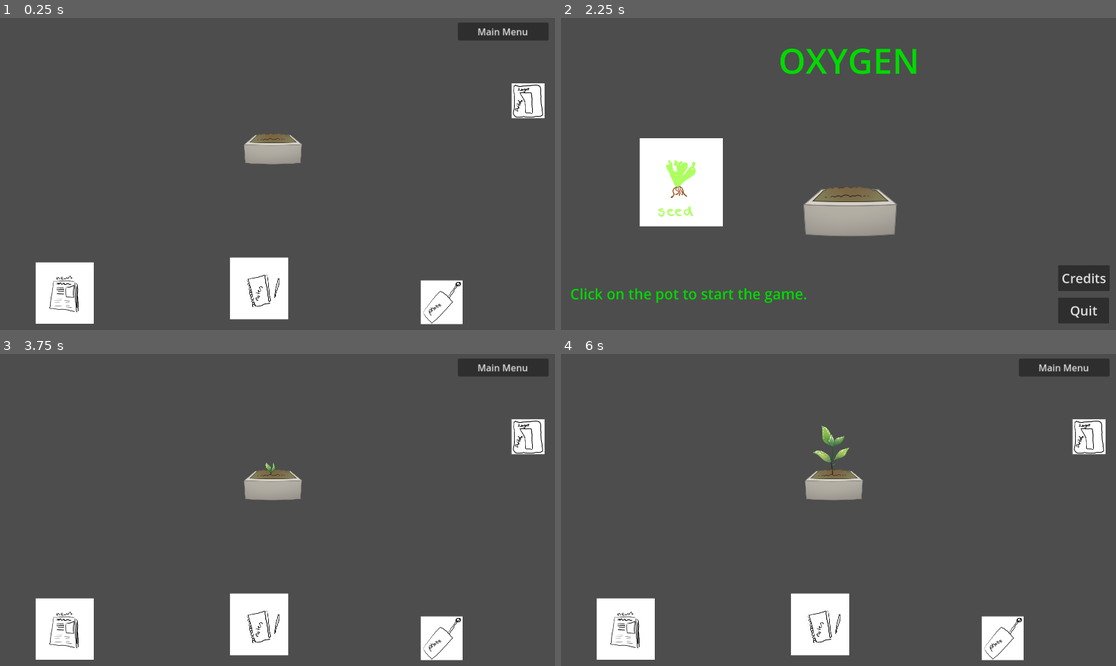
Above: before the commit, frames 1-4 (two rows, left to right).
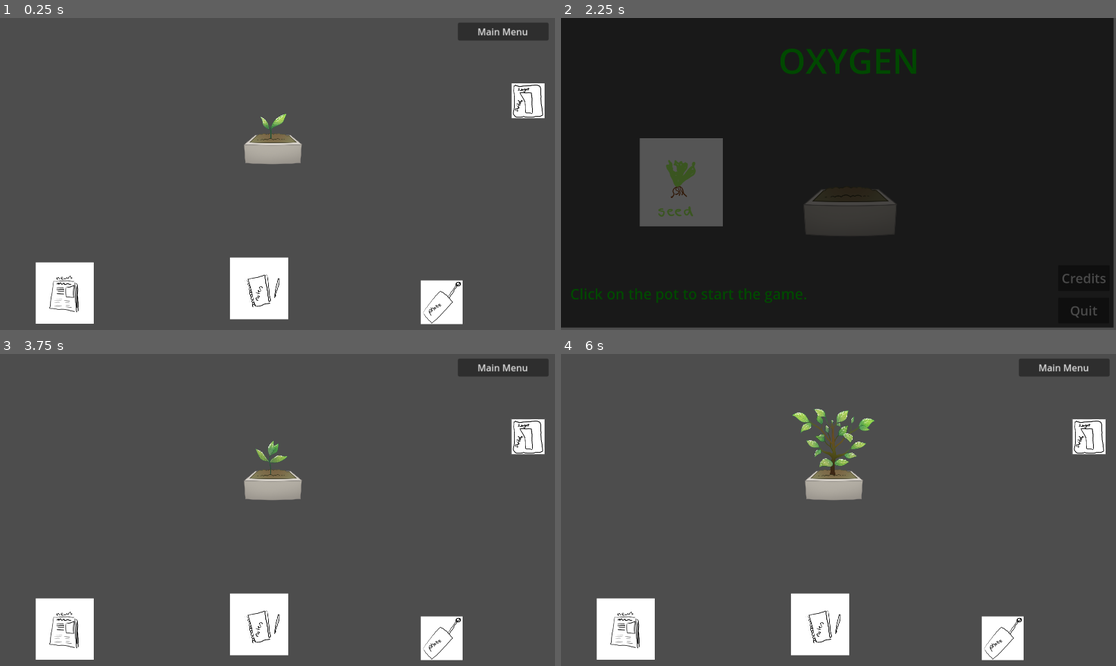
Above: after the commit, the same moments.

Repository: gringames/fem-devs-jam-24
Game: Godot game, scene res://Game/game.tscn
Two runs of this game, one before a commit and one after it. Both use one fixed random seed, a clock stepped at 60 frames per second and the inputs below.
Inputs (mouse positions are in pixels of both pictures, inside the frame that each line leads up to):
- Up to frame 1 (0.25 s): no input
- Up to frame 2 (2.25 s): click "Main Menu" at 0.5 s; click "Credits" at 1.25 s; click "Back to Main Menu" at 2 s
- Up to frame 3 (3.75 s): click (288, 544) at 2.75 s; click (527, 438) at 3.5 s
- Up to frame 4 (6 s): click (1088, 438) at 4.25 s; click (1088, 438) at 5 s; tap Enter at 5.75 s; move the mouse to (832, 456) at 5.77 s; click (832, 456) at 5.85 s

The runs differ from the first frame. In frame 1, less than 0.1% of the frame differs, in the area x 46-52%, y 30-39%; in frame 2, 99%, in the area x 0-100%, y 0-100%; in frame 3, 0.2%; in frame 4, 0.9%.
Error after the commit: Cannot call method 'show' on a null value. (res://Text/Box/text_box.gd:57)

Commit message:
fade to black from main menu

Diff:
--- a/femdevsjam24/Features/day_cycle/day_manager.gd
+++ b/femdevsjam24/Features/day_cycle/day_manager.gd
@@ -231,10 +231,14 @@
 func _ready() -> void:
 	next_day_button.connect("pressed", _next_day)
 	plant.connect("clicked_plant", _on_plant_clicked)
+	_next_day() # start first day automatically
 
 
 func _next_day() -> void:
+	if current_day == 1:
+		plant.grow()
 	# TODO: if not day 1: fade to black, stop music track
+
 
 	print("current day: ", current_day)
 
@@ -243,7 +247,6 @@
 
 
 	if current_day == 7:
-		print(has_tent_today)
 		_determine_ending()
 		return
 
--- /dev/null
+++ b/femdevsjam24/Game/black_fade.tscn
@@ -0,0 +1,12 @@
+[gd_scene load_steps=2 format=3 uid="uid://cdbw55po5v68o"]
+
+[ext_resource type="Script" path="res://menus/black_fade_canvas_layer.gd" id="1_n1rfe"]
+
+[node name="BlackFadeCanvasLayer" type="CanvasLayer"]
+script = ExtResource("1_n1rfe")
+
+[node name="ColorRect" type="ColorRect" parent="."]
+offset_right = 1912.0
+offset_bottom = 1072.0
+mouse_filter = 2
+color = Color(0, 0, 0, 0)
--- /dev/null
+++ b/femdevsjam24/menus/black_fade_canvas_layer.gd
@@ -0,0 +1,47 @@
+extends CanvasLayer
+class_name BlackFade
+
+var black_rect: ColorRect
+
+@export var fade_speed: float = 2
+
+var fade_to: bool = false
+var fade_from: bool = false
+
+signal fade_in_finished
+signal fade_out_finished
+
+
+func _ready() -> void:
+	black_rect = $ColorRect
+	black_rect.color.a = 0
+	fade_from_black()
+
+
+func fade_to_black() -> void:
+	black_rect.color.a = 0
+	fade_to = true
+	fade_from = false
+
+
+func fade_from_black() -> void:
+	black_rect.color.a = 1
+	fade_to = false
+	fade_from = true
+
+
+# Called every frame. 'delta' is the elapsed time since the previous frame.
+func _process(delta: float) -> void:
+	if fade_to:
+		black_rect.color.a += fade_speed * delta
+		if black_rect.color.a >= 1:
+			black_rect.color.a = 1
+			fade_to = false
+			emit_signal("fade_out_finished")
+
+	if fade_from:
+		black_rect.color.a -= fade_speed * delta
+		if black_rect.color.a <= 0:
+			black_rect.color.a = 0
+			fade_from = false
+			emit_signal("fade_in_finished")
--- /dev/null
+++ b/femdevsjam24/menus/fade_to_game.gd
@@ -0,0 +1,16 @@
+extends Button
+
+@export var sceneToOpenPath: String
+@export var fade: BlackFade
+
+func _ready():
+	self.connect("pressed", _start_fading_out)
+
+
+func _start_fading_out() -> void:
+	fade.fade_to_black()
+	fade.connect("fade_out_finished", change_scene)
+
+func change_scene() -> void:
+	print("change sdene")
+	get_tree().change_scene_to_file(sceneToOpenPath)
--- a/femdevsjam24/menus/main_menu.tscn
+++ b/femdevsjam24/menus/main_menu.tscn
@@ -1,9 +1,11 @@
-[gd_scene load_steps=5 format=3 uid="uid://dwep1hx2ss3np"]
+[gd_scene load_steps=7 format=3 uid="uid://dwep1hx2ss3np"]
 
 [ext_resource type="Script" path="res://Buttons/open_scene.gd" id="1_jfuih"]
 [ext_resource type="Script" path="res://menus/quit_game.gd" id="2_a1ba0"]
 [ext_resource type="Texture2D" uid="uid://bh1hvrkl581ju" path="res://Art/Plant/seed.png" id="3_kqxqe"]
 [ext_resource type="Texture2D" uid="uid://bel1dyr6sigsc" path="res://Art/Plant/0_Pot_Dry.png" id="4_dvwtc"]
+[ext_resource type="Script" path="res://menus/fade_to_game.gd" id="4_yqeo2"]
+[ext_resource type="PackedScene" uid="uid://cdbw55po5v68o" path="res://Game/black_fade.tscn" id="5_wm6mt"]
 
 [node name="Node2D" type="Node2D"]
 
@@ -59,16 +61,19 @@
 position = Vector2(416, 568)
 texture = ExtResource("3_kqxqe")
 
-[node name="Button" type="Button" parent="."]
+[node name="0PotDry" type="Sprite2D" parent="."]
+position = Vector2(1000, 520)
+scale = Vector2(0.572, 0.572)
+texture = ExtResource("4_dvwtc")
+
+[node name="Button" type="Button" parent="." node_paths=PackedStringArray("fade")]
 offset_left = 816.0
 offset_top = 552.0
 offset_right = 1184.0
 offset_bottom = 776.0
 flat = true
-script = ExtResource("1_jfuih")
+script = ExtResource("4_yqeo2")
 sceneToOpenPath = "res://Game/game.tscn"
+fade = NodePath("../BlackFadeCanvasLayer")
 
-[node name="0PotDry" type="Sprite2D" parent="."]
-position = Vector2(1000, 520)
-scale = Vector2(0.572, 0.572)
-texture = ExtResource("4_dvwtc")
+[node name="BlackFadeCanvasLayer" parent="." instance=ExtResource("5_wm6mt")]
